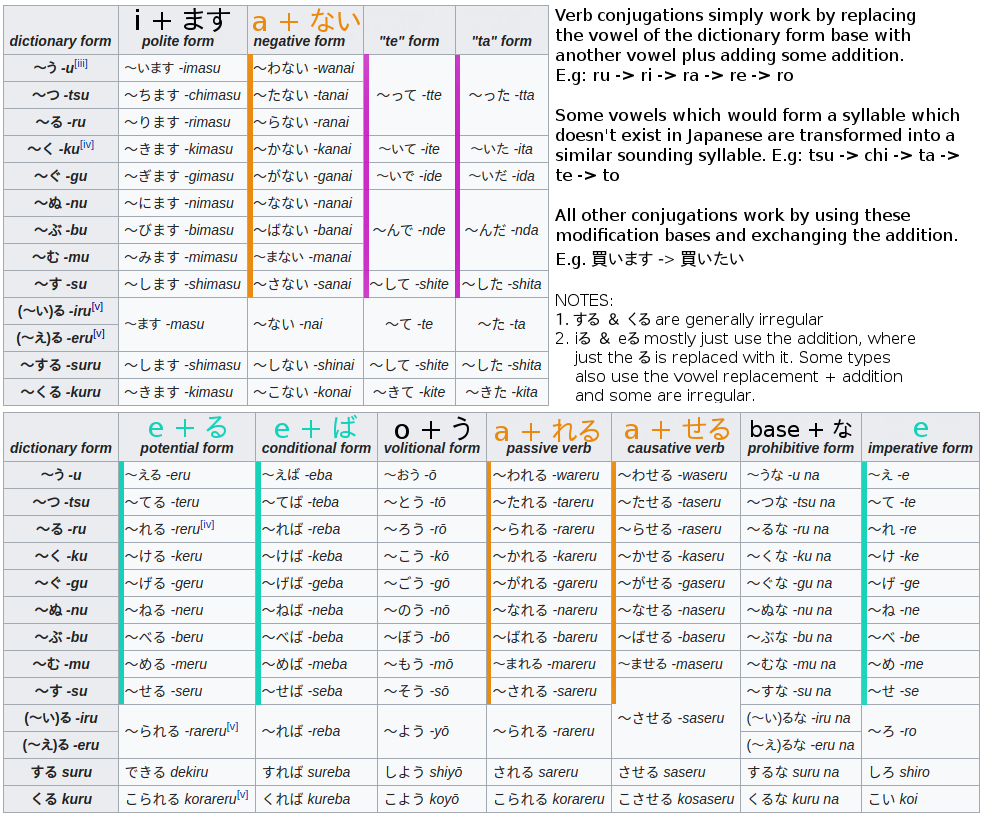
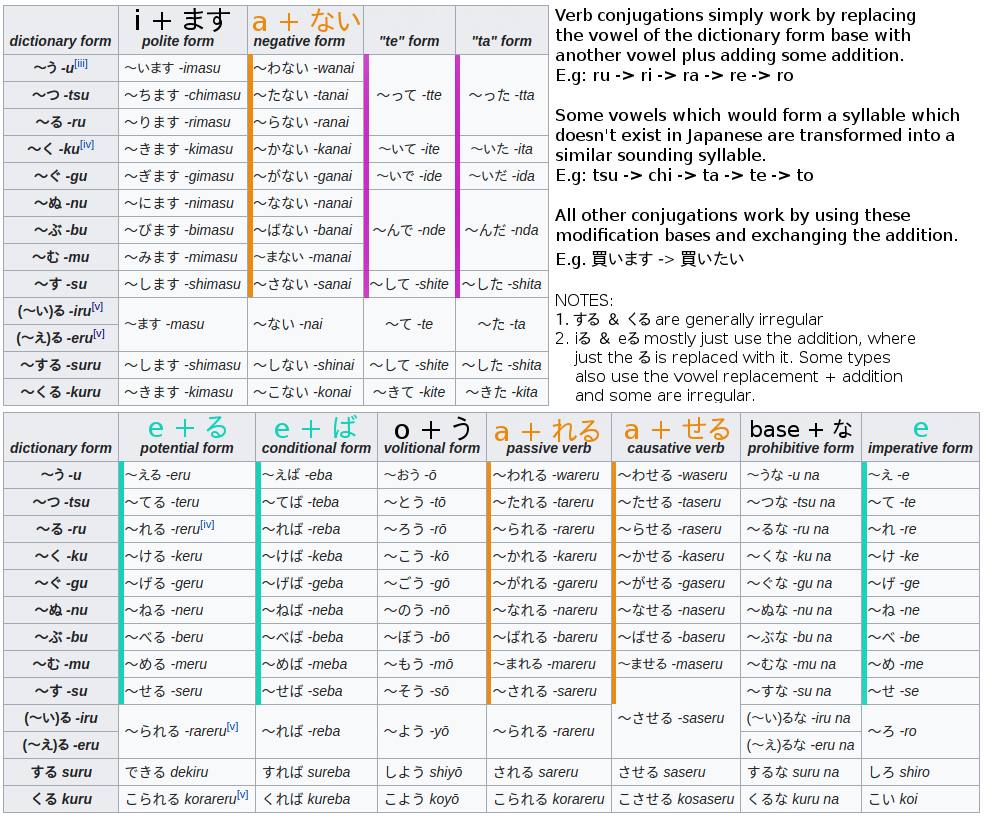
Revision of a layered (984, 817) image; what changed, layer by layer:
painted on "Verb conjugations simply work ..." over <box>556,148,959,185</box>
